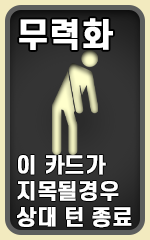
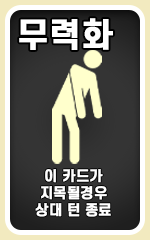
Comparing the layer stacks of the two 150px x 240px images. Changes:
painted on "레이어 4" over [52, 50, 102, 164]
painted on "이 카드가 지목될경우 상대 턴 종료" over [17, 155, 132, 228]
painted on "사각형 1" over [5, 5, 145, 235]
